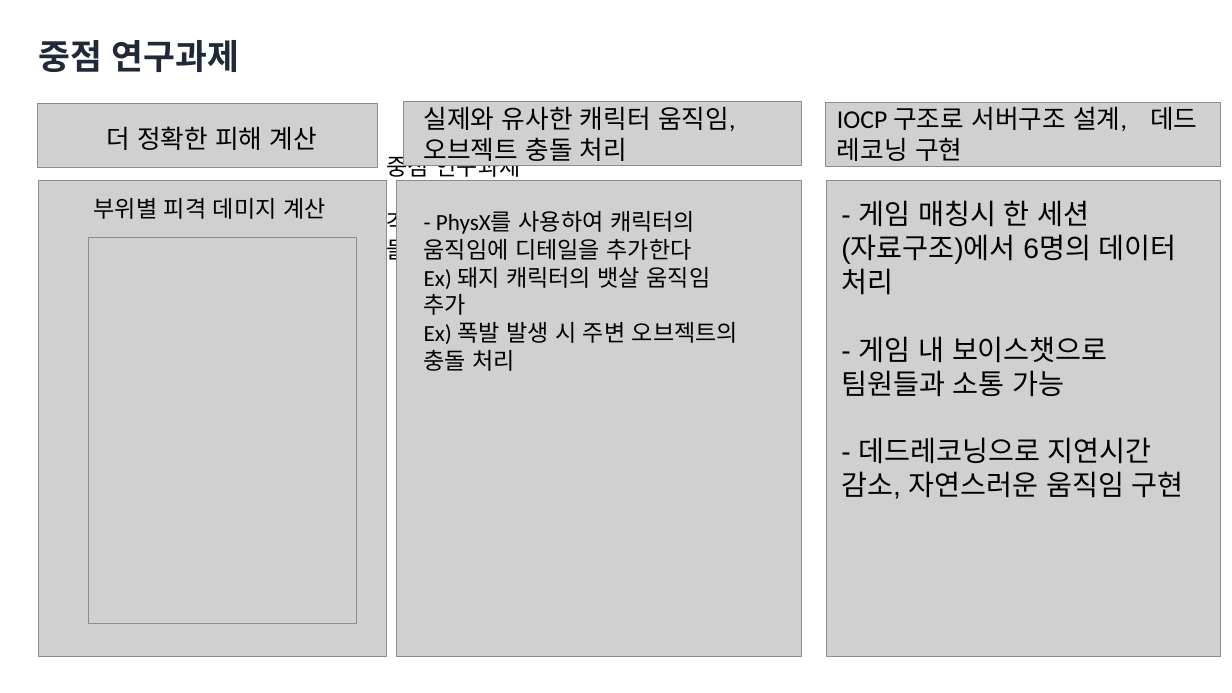
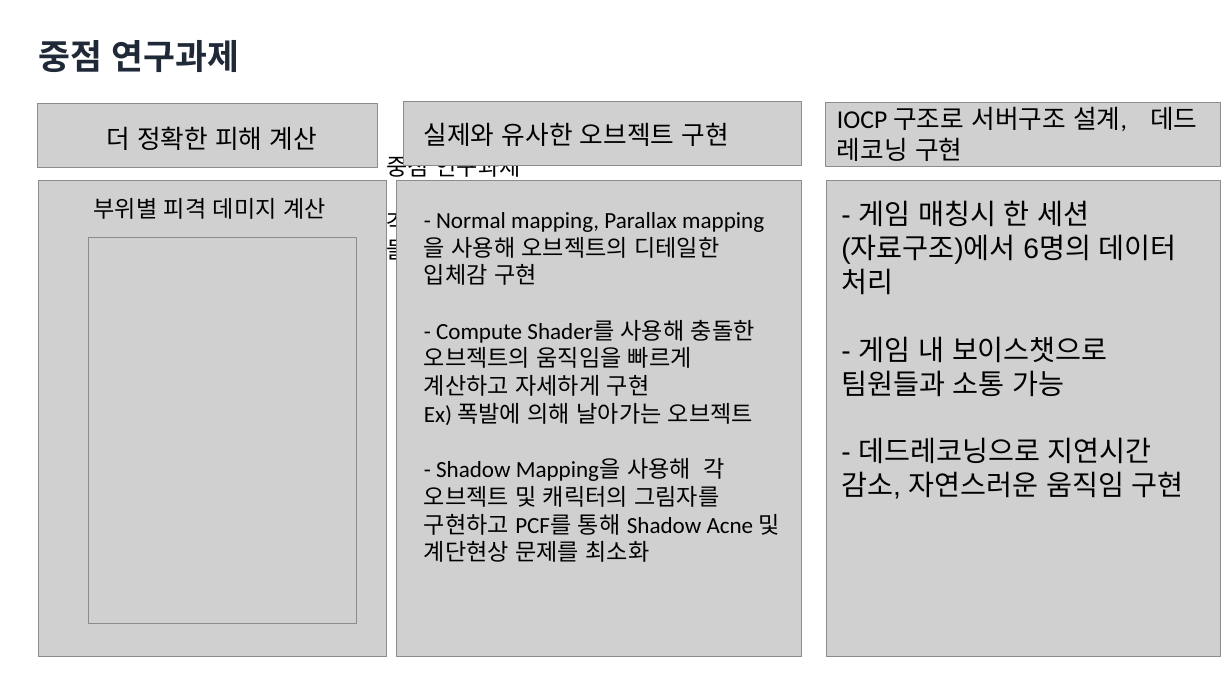
Before and after one commit to yunseo0129/2025_CapstoneGame, a slide deck: slide 13 of Design/종합설계기획.pptx. Drawn at 1232x693 pixels with LibreOffice and Linux fonts; fonts in the diff are those of the drawing; grey boxes stand for pictures; background and template pictures are left out. Boxes give left, top, right and bottom in pixels: in the first picture for what was removed or moved away, otherwise in the second. Text is boxed around its words. In the diff, an @@ line names an element or a change of style, - is before the commit and + after.

```diff
--- a/Design/종합설계기획.pptx
+++ b/Design/종합설계기획.pptx
@@ text at (424,122,729,146): text changed @@
-실제와 유사한 캐릭터 움직임, 오브젝트 충돌 처리
+실제와 유사한 오브젝트 구현
@@ text at (424,212,780,562): text changed @@
-- PhysX를 사용하여 캐릭터의 움직임에 디테일을 추가한다
-Ex) 돼지 캐릭터의 뱃살 움직임 추가
-Ex) 폭발 발생 시 주변 오브젝트의 충돌 처리
+- Normal mapping, Parallax mapping을 사용해 오브젝트의 디테일한 입체감 구현
+- Compute Shader를 사용해 충돌한 오브젝트의 움직임을 빠르게 계산하고 자세하게 구현
+Ex) 폭발에 의해 날아가는 오브젝트
+- Shadow Mapping을 사용해 각 오브젝트 및 캐릭터의 그림자를 구현하고 PCF를 통해 Shadow Acne 및 계단현상 문제를 최소화
```
Also in this commit, not shown: 1 other slide changed.
